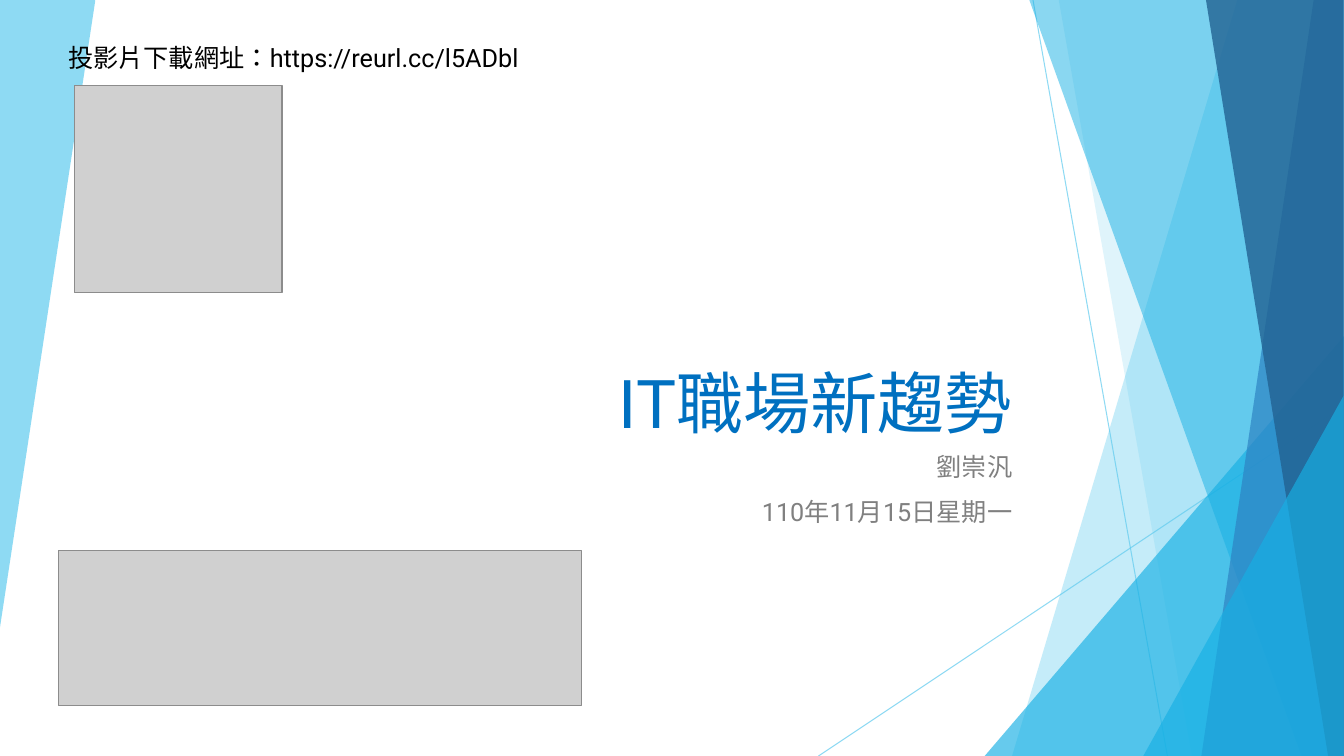
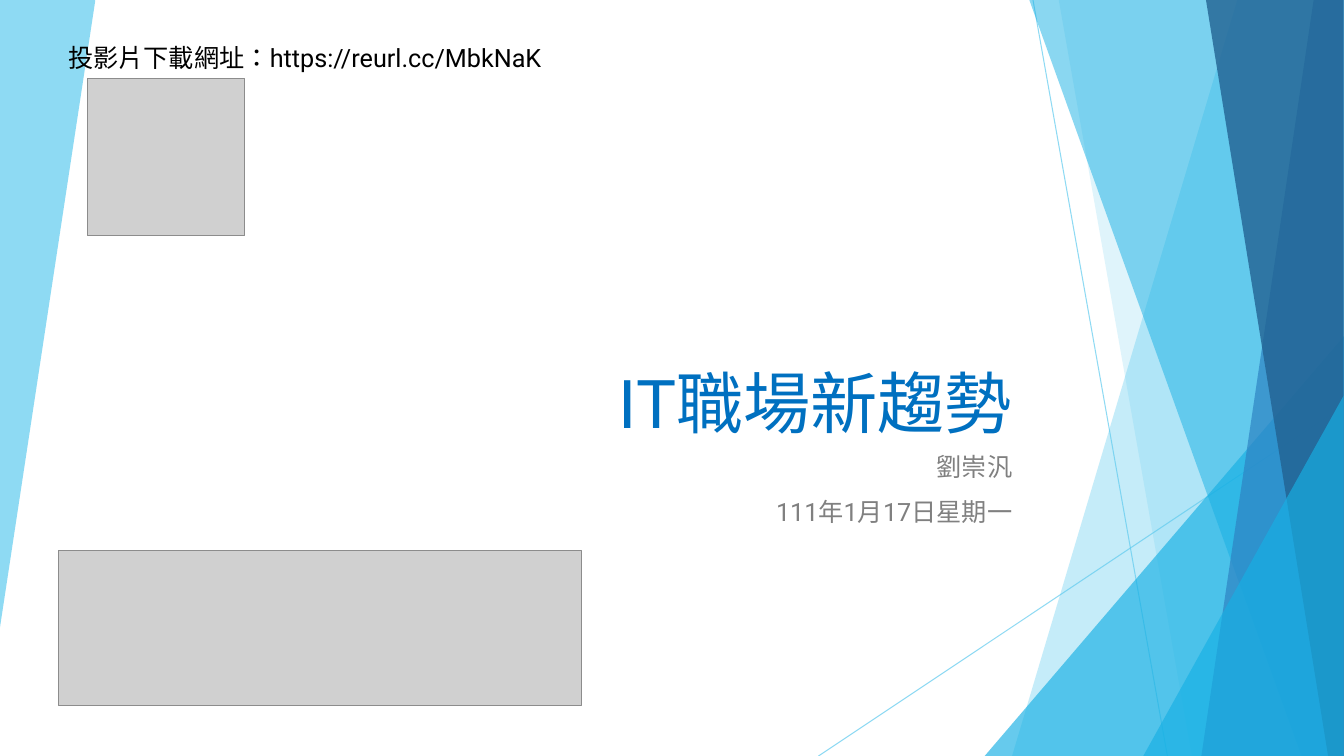
Before and after one commit to liulawsi/My_PPTs, a slide deck: slide 1 of LCC/Python/00a_IT職場新趨勢.pptx. Drawn at 1344x756 pixels with LibreOffice and Linux fonts; fonts in the diff are those of the drawing; grey boxes stand for pictures. Boxes give left, top, right and bottom in pixels: in the first picture for what was removed or moved away, otherwise in the second. Text is boxed around its words. In the diff, an @@ line names an element or a change of style, - is before the commit and + after.

```diff
--- a/LCC/Python/00a_IT職場新趨勢.pptx
+++ b/LCC/Python/00a_IT職場新趨勢.pptx
@@ text at [68,42,541,74]: text changed @@
-投影片下載網址：https://reurl.cc/l5ADbl
+投影片下載網址：https://reurl.cc/MbkNaK
@@ picture: place and size @@
-picture at [75,86,282,293]
+picture at [88,79,245,236]
@@ subtitle at [776,500,1012,523]: text changed @@
-110年11月15日星期一
+111年1月17日星期一
```
Also in this commit, not shown: 6 other slides changed, 1 slide removed, 39 other files.
